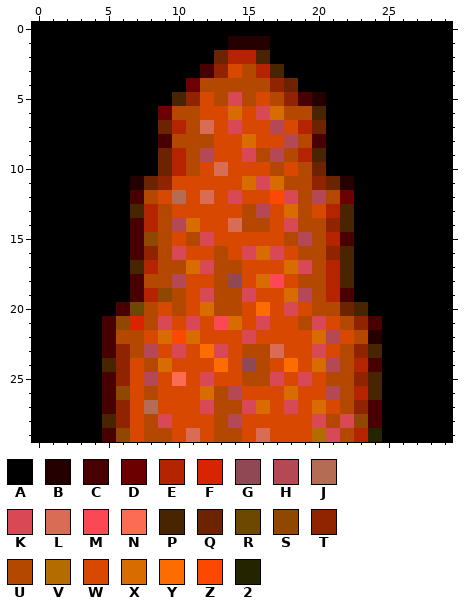
Two versions of one pixel-art sprite, resources/tail_down.png. The picture above is the old version.
The file is 30x30 pixels.
Palette (. is transparent): A #000000  B #240000  C #480000  D #6c0000  E #b42400  F #d82400  G #904855  H #b44855  J #b46c55  K #d84855  L #d86c55  M #fc4855  N #fc6c55  P #482400  Q #6c2400  R #6c4800  S #904800  T #902400  U #b44800  V #b46c00  W #d84800  X #d86c00  Y #fc6c00  Z #fc4800  2 #242400
Pixels before, first column x 0:
 0 AAAAAAAAAAAAAAAAAAAAAAAAAAAAAA
 1 AAAAAAAAAAAAAABBBAAAAAAAAAAAAA
 2 AAAAAAAAAAAAAQEEPAAAAAAAAAAAAA
 3 AAAAAAAAAAAACTWUEPAAAAAAAAAAAA
 4 AAAAAAAAAAADUUUUUTQAAAAAAAAAAA
 5 AAAAAAAAAAPTWUKUWUTCBAAAAAAAAA
 6 AAAAAAAAADUUWWXWKXUUPAAAAAAAAA
 7 AAAAAAAAAQEULWKWWHWEQAAAAAAAAA
 8 AAAAAAAAACUUUWWXWWHUCAAAAAAAAA
 9 AAAAAAAAAQEUHWWKUHUEPAAAAAAAAA
10 AAAAAAAAAQEUWLWWWUWUQAAAAAAAAA
11 AAAAAAABQTWWWWWXKXUUTQBAAAAAAA
12 AAAAAAACUWJWLWKWWZKUHUDAAAAAAA
13 AAAAAAAPEUWWWWWUHWXUWEPAAAAAAA
14 AAAAAAACEUHXWWLUUWKUUTPAAAAAAA
15 AAAAAAACSUWUKWWWWWUHUECAAAAAAA
16 AAAAAAACTUKWWUWKXKWUUTPAAAAAAA
17 AAAAAAAPEUUXKUUWWWXKUEPAAAAAAA
18 AAAAAAACUUHWWUGWXMWUUEPAAAAAAA
19 AAAAAAACESUWKUUKWWXHUECAAAAAAA
20 AAAAAACRUWUWXUUWYWKWUUQPAAAAAA
21 AAAAACSFUKWKWMXWKWWUKWUTCAAAAA
22 AAAAACUUWXZXWWWKWWWWXHWUBAAAAA
23 AAAAACTUHWKWYKWUULWWKWUTPAAAAA
24 AAAAAPTWUXWWWYWGUWYWXHUECAAAAA
25 AAAAACTWHWNWKWWUUKWKWUUTPAAAAA
26 AAAAACSWUWWWXUHWWWXWWHUEPAAAAA
27 AAAAACTWJWWWKUUKXWKWXWUTCAAAAA
28 AAAAAPTWUKWWWUHWWWWWKUKSCAAAAA
29 AAAAACSWUUWLWUUWLWWWVKUE2AAAAA
After the commit:
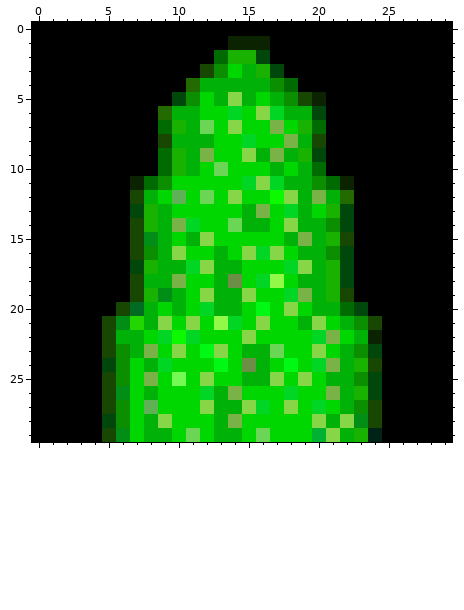
Changes in this commit:
Colour 2 changes from #242400 to #002317.
Colour B changes from #240000 to #0b2300.
Colour C changes from #480000 to #174700.
Colour D changes from #6c0000 to #236b00.
Colour E changes from #b42400 to #1ab200.
Colour F changes from #d82400 to #23d600.
Colour G changes from #904855 to #6c8e47.
Colour H changes from #b44855 to #79b247.
Colour J changes from #b46c55 to #5eb255.
Colour K changes from #d84855 to #86d648.
Colour L changes from #d86c55 to #6bd655.
Colour M changes from #fc4855 to #92f948.
Colour N changes from #fc6c55 to #75f954.
Colour P changes from #482400 to #00470b.
Colour Q changes from #6c2400 to #006b00.
Colour R changes from #6c4800 to #006b23.
Colour S changes from #904800 to #008e17.
Colour T changes from #902400 to #0b8e00.
Colour U changes from #b44800 to #00b208.
Colour V changes from #b46c00 to #00b22f.
Colour W changes from #d84800 to #00d600.
Colour X changes from #d86c00 to #00d623.
Colour Y changes from #fc6c00 to #00f914.
Colour Z changes from #fc4800 to #0cf900.
